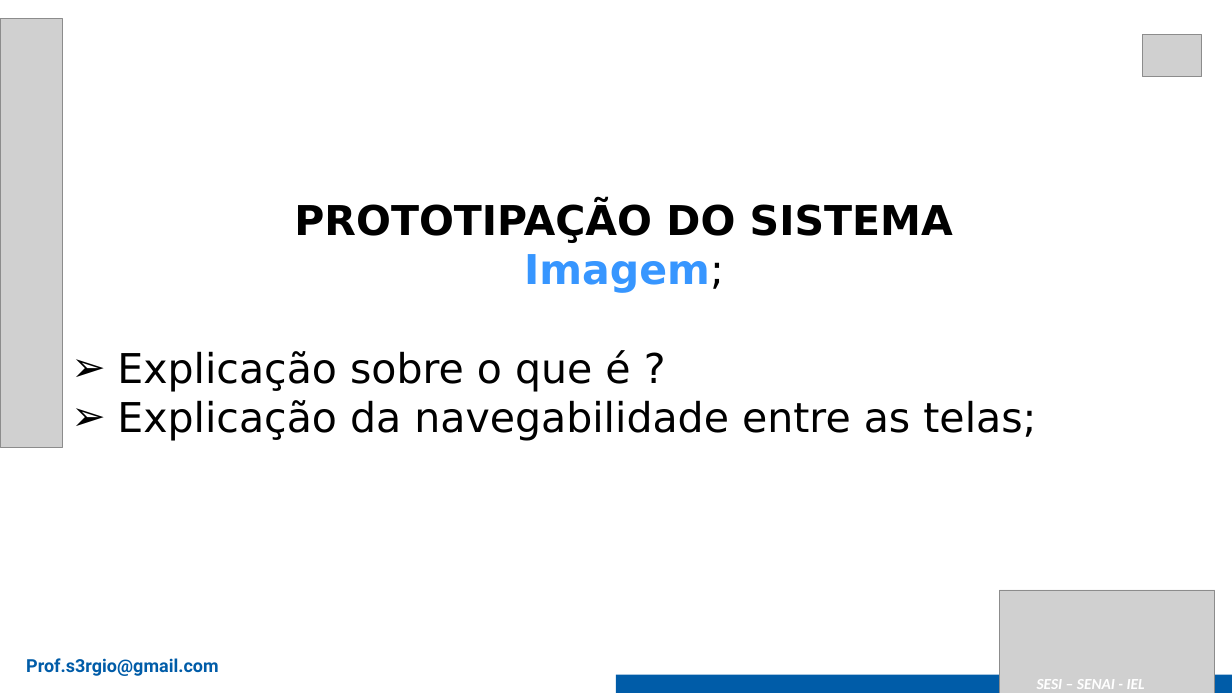
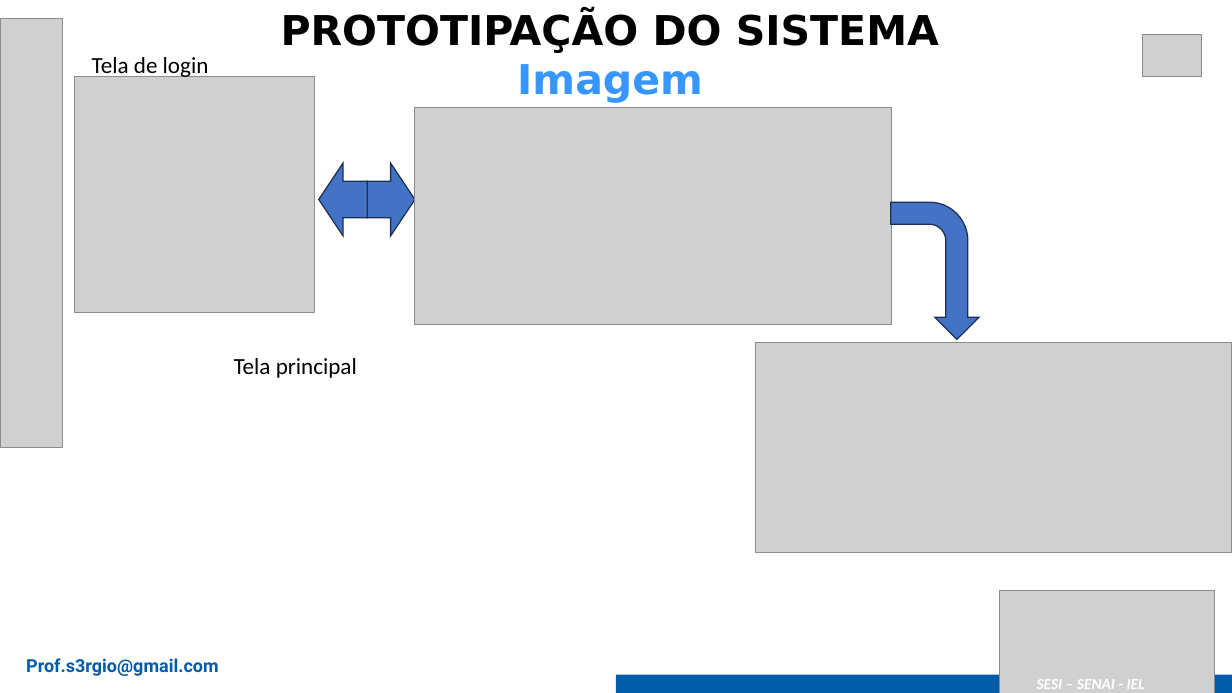
Before and after one commit to gustavotobler/SA_PADARIAALEMAO, a slide deck: slide 8 of 2025_Modelo Apresentação Senai - SA.pptx. Drawn at 1232x693 pixels with LibreOffice and Linux fonts; fonts in the diff are those of the drawing; grey boxes stand for pictures. Boxes give left, top, right and bottom in pixels: in the first picture for what was removed or moved away, otherwise in the second. Text is boxed around its words. In the diff, an @@ line names an element or a change of style, - is before the commit and + after.

```diff
--- a/2025_Modelo Apresentação Senai - SA.pptx
+++ b/2025_Modelo Apresentação Senai - SA.pptx
@@ text "PROTOTIPAÇÃO DO SISTEMA": place and size @@
-text "PROTOTIPAÇÃO DO SISTEMA" at [117,201,1036,441]
+text "PROTOTIPAÇÃO DO SISTEMA" at [281,11,939,103]
@@ text added at [92,57,209,79], 18 pt, text #000000 @@
+Tela de login
@@ picture added at [75,77,315,312] @@
@@ text at [517,64,703,103]: text changed; text colour #000000 to #3796FF; bold on @@
-Imagem;
-➢ Explicação sobre o que é ?
-➢ Explicação da navegabilidade entre as telas;
+Imagem
@@ picture added at [415,107,891,324] @@
@@ down arrow added at [319,163,367,236], fill #4472C4, outline #1E3256 1 pt @@
@@ down arrow added at [366,163,415,236], fill #4472C4, outline #1E3256 1 pt @@
@@ bent arrow added at [890,202,978,339], fill #4472C4, outline #1E3256 1 pt @@
@@ text added at [234,358,357,378], 18 pt, text #000000 @@
+Tela principal
@@ picture added at [756,343,1232,553] @@
```
Also in this commit, not shown: 3 other slides changed.
